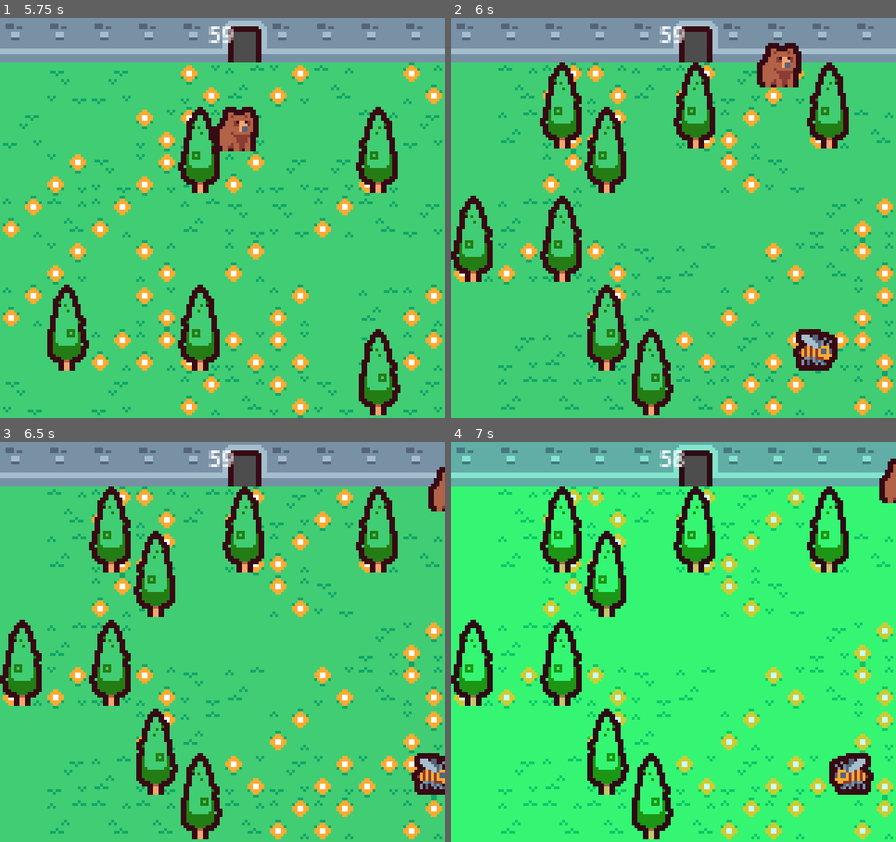
Above: before the commit, frames 1-4 (two rows, left to right).
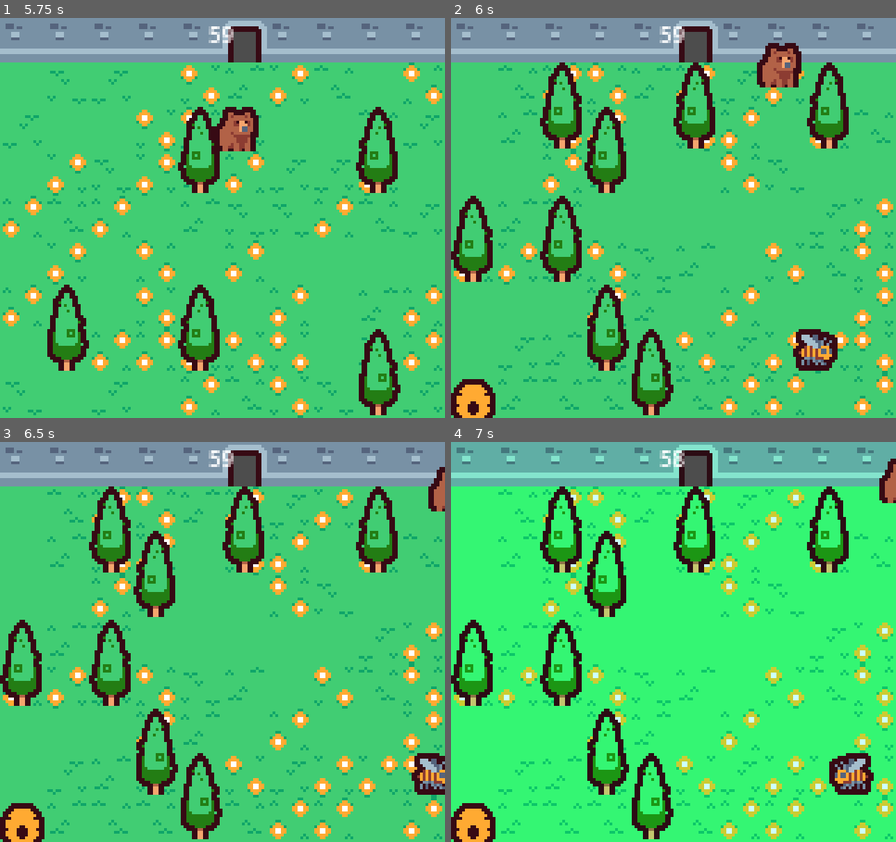
Above: after the commit, the same moments.

Repository: QuantumDamage/Seasonal-Consequences
Game: Godot game, scene res://scenes/Main.tscn
Same seed, same stepped clock (60 frames per second), same inputs: the game is played once before the commit and once after it.
Inputs:
- Up to frame 1 (5.75 s): tap Enter at 0.5 s; hold Right (ui_right) 0.53-1.28 s; tap U (pora_roku) every 0.75 s from 0.6 to 5.1 s; hold Down (ui_down) 1.28-2.03 s; tap E (restart) at 2, 3.5, 5 s; hold Right (ui_right) 2.03-2.78 s; hold Up (ui_up) 2.78-3.53 s; hold Left (ui_left) 3.53-5.03 s; hold Down (ui_down) from 5.03 s (still down)
- Up to frame 2 (6 s): tap E (restart) at 5.75 s; release Down (ui_down) at 5.78 s; hold Right (ui_right) from 5.78 s (still down); tap U (pora_roku) at 5.85 s
- Up to frame 3 (6.5 s): keep holding Right (ui_right)
- Up to frame 4 (7 s): release Right (ui_right) at 6.53 s; hold Up (ui_up) from 6.53 s (still down); tap U (pora_roku) at 6.6 s

Frame 1 is identical in both runs. In frame 2, 0.9% of the frame differs, in the area x 0-10%, y 90-100%; in frame 3, 0.9%; in frame 4, 0.9%.

Commit message:
seems to be working more or less

Diff:
--- a/scenes/Bear.tscn
+++ b/scenes/Bear.tscn
@@ -1,9 +1,10 @@
-[gd_scene load_steps=7 format=3 uid="uid://b5lu84tgbf4dv"]
+[gd_scene load_steps=9 format=3 uid="uid://b5lu84tgbf4dv"]
 
 [ext_resource type="Script" path="res://scripts/Bear.gd" id="1_awws5"]
 [ext_resource type="Texture2D" uid="uid://mrwtn24ywmfb" path="res://assets/creatures_packed_converted.png" id="1_ebnyv"]
 [ext_resource type="Script" path="res://scripts/BearCamera.gd" id="3_mnggp"]
 [ext_resource type="PackedScene" uid="uid://1bjd2hlvtjpg" path="res://scenes/HUD.tscn" id="4_hublh"]
+[ext_resource type="Texture2D" uid="uid://bmrp05cpvma1t" path="res://assets/town_packed_converted.png" id="5_3etxh"]
 
 [sub_resource type="AtlasTexture" id="AtlasTexture_blq77"]
 atlas = ExtResource("1_ebnyv")
@@ -12,7 +13,11 @@
 [sub_resource type="RectangleShape2D" id="RectangleShape2D_xpdgs"]
 size = Vector2(12, 14)
 
-[node name="Bear" type="CharacterBody2D"]
+[sub_resource type="AtlasTexture" id="AtlasTexture_tvh0u"]
+atlas = ExtResource("5_3etxh")
+region = Rect2(160, 112, 16, 16)
+
+[node name="Bear" type="CharacterBody2D" groups=["bear"]]
 script = ExtResource("1_awws5")
 
 [node name="Sprite2D" type="Sprite2D" parent="."]
@@ -26,3 +31,8 @@
 script = ExtResource("3_mnggp")
 
 [node name="HUD" parent="." instance=ExtResource("4_hublh")]
+
+[node name="Beehive" type="Sprite2D" parent="."]
+visible = false
+position = Vector2(0, -14)
+texture = SubResource("AtlasTexture_tvh0u")
--- /dev/null
+++ b/scenes/Beehive.tscn
@@ -0,0 +1,20 @@
+[gd_scene load_steps=5 format=3 uid="uid://blggkd0l64bg7"]
+
+[ext_resource type="Script" path="res://scripts/Beehive.gd" id="1_4jyia"]
+[ext_resource type="Texture2D" uid="uid://bmrp05cpvma1t" path="res://assets/town_packed_converted.png" id="1_tj67i"]
+
+[sub_resource type="AtlasTexture" id="AtlasTexture_hcp6t"]
+atlas = ExtResource("1_tj67i")
+region = Rect2(160, 112, 16, 16)
+
+[sub_resource type="RectangleShape2D" id="RectangleShape2D_uf2tn"]
+size = Vector2(16, 16)
+
+[node name="Beehive" type="Area2D"]
+script = ExtResource("1_4jyia")
+
+[node name="Sprite2D" type="Sprite2D" parent="."]
+texture = SubResource("AtlasTexture_hcp6t")
+
+[node name="CollisionShape2D" type="CollisionShape2D" parent="."]
+shape = SubResource("RectangleShape2D_uf2tn")
--- a/scenes/Main.tscn
+++ b/scenes/Main.tscn
@@ -1868,6 +1868,10 @@
 
 [node name="HunterContainer" type="Node2D" parent="."]
 
+[node name="Beehivecontainer" type="Node2D" parent="."]
+
+[node name="FishContainer" type="Node2D" parent="."]
+
 [node name="DropPlace" type="Area2D" parent="."]
 
 [node name="CollisionShape2D" type="CollisionShape2D" parent="DropPlace"]
--- a/scripts/Bear.gd
+++ b/scripts/Bear.gd
@@ -2,6 +2,28 @@
 var speed = 150
 @onready var sprite = $Sprite2D
 signal game_over
+var has_collectable = false
+var collectable
+
+func pickup_beehive():
+	if not has_collectable:
+		has_collectable = true
+		collectable = "beehive"
+		update_appearance(collectable)
+		return true
+	else:
+		print("Can't carry any more stuff")
+		return false
+
+func drop_stuff():
+	update_appearance("none")
+	has_collectable = false
+
+func update_appearance(thing):
+	if thing == "beehive":
+		$Beehive.visible = true
+	if thing == "none":
+		$Beehive.visible = false
 
 func _physics_process(_delta):
 	var input_vector = Vector2.ZERO
@@ -24,5 +46,5 @@
 
 		if collider.is_in_group("Enemies"):
 			emit_signal("game_over")
-			print("Game Over!")
+			#print("Game Over!")
 			# Tutaj możesz dodać kod do zatrzymania gry lub przejścia do ekranu końca gry
--- /dev/null
+++ b/scripts/Beehive.gd
@@ -0,0 +1,10 @@
+extends Area2D
+
+func _ready():
+	connect("body_entered", Callable(self, "_on_body_entered"))
+
+func _on_body_entered(body):
+	if body.is_in_group("bear"):
+		# Logika podnoszenia ula
+		if body.pickup_beehive():  # Wywołaj metodę podnoszenia na Bear
+			queue_free()  # Usuń ul ze sceny
--- a/scripts/Main.gd
+++ b/scripts/Main.gd
@@ -3,9 +3,12 @@
 @onready var tile_map: TileMap = $WorldTileMap
 @onready var bee_container = $BeeContainer
 @onready var hunter_container = $HunterContainer
+@onready var beehive_container = $Beehivecontainer
+@onready var fish_container = $FishContainer
 
 var bee_scene = preload("res://scenes/Bee.tscn")
 var hunter_scene = preload("res://scenes/Hunter.tscn")
+var beehive_scene = preload("res://scenes/Beehive.tscn")
 const POND_SOURCE_ID = 0
 const POND_CHANCE = 0.003
 const HUNTER_CHANCE = 0.004
@@ -13,7 +16,7 @@
 const TREE_CHANCE = 0.1
 
 var current_season = 0  # 0: Spring, 1: Summer, 2: Autumn, 3: Winter
-var seasons = ["Spring", "Summer", "Autumn", "Winter"]
+var seasons = ["spring", "summer", "autumn", "winter"]
 var season_duration = 60  # 1 minutes per season
 var season_time = 0
 var bear_energy = 100
@@ -22,16 +25,24 @@
 @onready var hud = $"Bear/HUD"
 
 var season_requirements = {
-	"spring" : {"honey": 3, "fish": 2},
-	"summer" : {"honey": 4, "fish": 3},
-	"autumn" : {"honey": 5, "fish": 4}
+	"spring" : {"beehive": 3, "fish": 2},
+	"summer" : {"beehive": 4, "fish": 3},
+	"autumn" : {"beehive": 5, "fish": 4}
 } # for now, enemies will be in the same numbers as collectables
+const BEEHIVE_CHANCE = 0.02
+const FISH_CHANCE = 0.02
 
 func _ready():
 	spawn_initial_objects()
 	spawn_enemies(0)
 	spawn_collecables(0)
 	bear.connect("game_over", Callable(self, "_on_game_over"))
+	$DropPlace.connect("body_entered", Callable(self, "_on_drop_place_entered"))
+
+func _on_drop_place_entered(body):
+	if body.is_in_group("bear"):
+		bear.drop_stuff()
+
 
 func _on_game_over():
 	pass
@@ -106,7 +117,31 @@
 	pass
 
 func spawn_collecables(season):
-	pass
+	var how_much_beehive = season_requirements[seasons[season]]["beehive"]
+	var current_beehive = 0
+	var how_much_fish = season_requirements[seasons[season]]["fish"]
+	var regenerate = true
+	while regenerate:
+		clear_collecables()
+		for x in range(10):
+			for y in range(1,100):
+				if regenerate and randf() < BEEHIVE_CHANCE and is_space_free(x, y):
+					spawn_collecable("beehive", x, y)
+					current_beehive += 1
+					if current_beehive == how_much_beehive:
+						regenerate = false
+
+func spawn_collecable(type, x, y):
+	if type == "beehive":
+		var beehive_instance = beehive_scene.instantiate()
+		beehive_instance.position = tile_map.map_to_local(Vector2i(x, y))
+		beehive_container.add_child(beehive_instance)
+
+func clear_collecables():
+	for beehive in beehive_container.get_children():
+		beehive.queue_free()
+	for fish in fish_container.get_children():
+		fish.queue_free()
 
 func is_space_for_pond(x: int, y: int) -> bool:
 	for dx in range(3):
